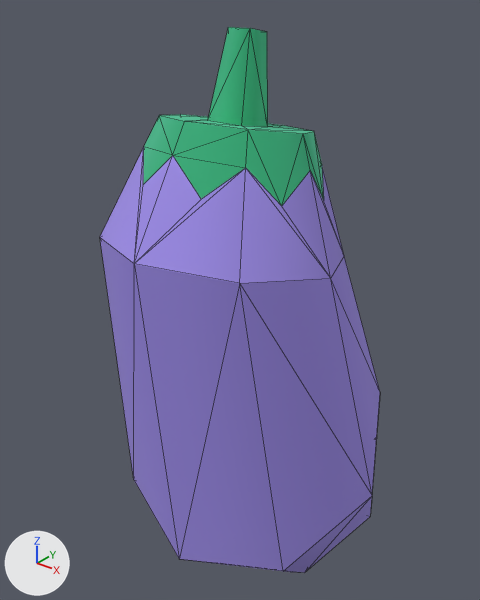
What one commit did to the glTF model public/assets/models/food/eggplant.GLB.
One viewpoint serves both versions: a 50 mm camera at (0.25, -0.33, 0.43) aimed at (-0.015, 0.002, 0.225). Arrows for +X, +Y and +Z are at lower left; the lights stay in place. Mesh edges are drawn as thin lines.

The first picture shows 'eggplant'.
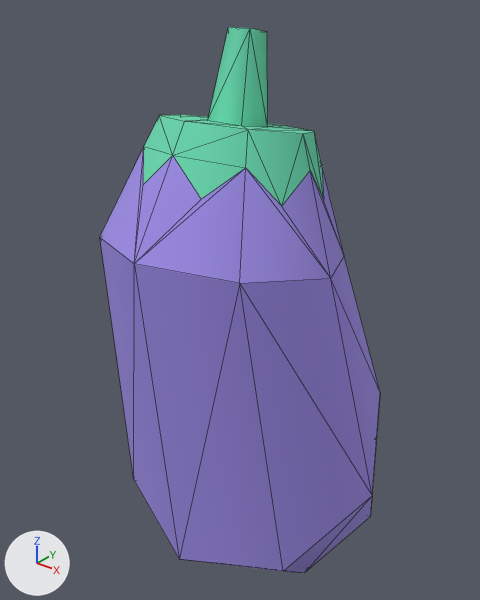
The newer file is also turned or shifted as a whole; pictures and numbers use the older file's frame.

What differs and where, as boxes (x1, y1, x2, y2) in the pictures (480 x 600 px):
'eggplant', recoloured
    both: (141, 27, 324, 207)

The change, as a diff of the scene's bpy script:
```diff
--- a/public/assets/models/food/eggplant.GLB.py
+++ b/public/assets/models/food/eggplant.GLB.py
@@ mat_green_155 @@
+mat_green_155 = principled_material('green.155')
+mat_green_155.base_color = (0.145, 0.708, 0.443)  # green #6adbb2
+mat_green_155.roughness = 1.0
@@ me_mesh_eggplant_002 @@
 me_mesh_eggplant_002.from_pydata(...)  # 64 vertices, 124 faces; spans x -0.102..0.102, y -0.108..0.108, z 0.0..0.405
 me_mesh_eggplant_002.materials.append(mat_purple_021)
-me_mesh_eggplant_002.materials.append(mat_green_106)  # green #6adbb2
+me_mesh_eggplant_002.materials.append(mat_green_155)  # green #6adbb2
```
